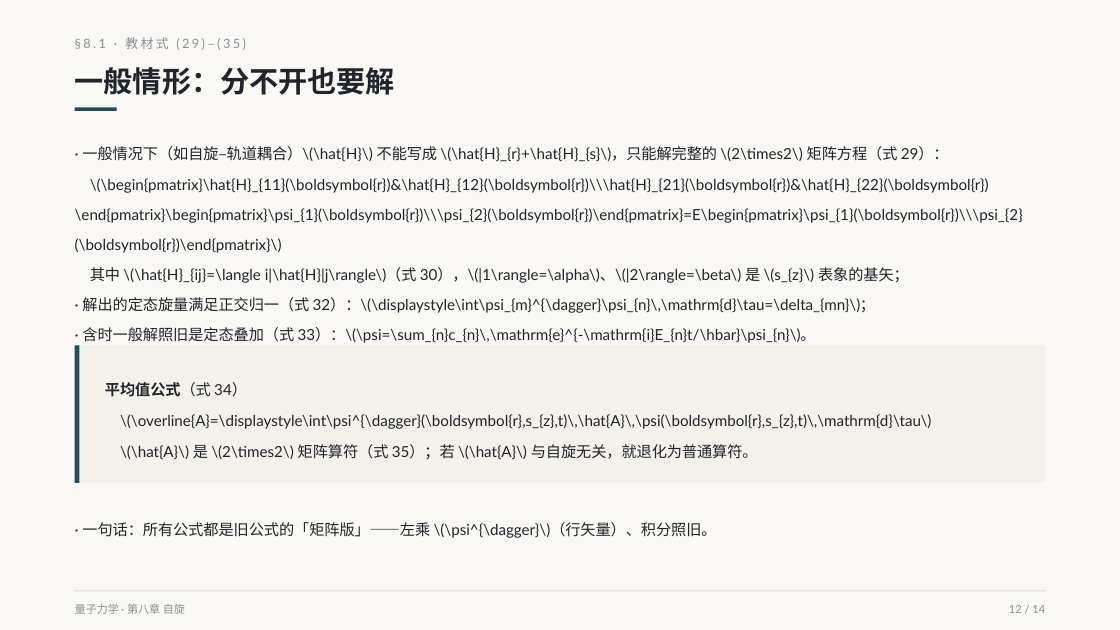
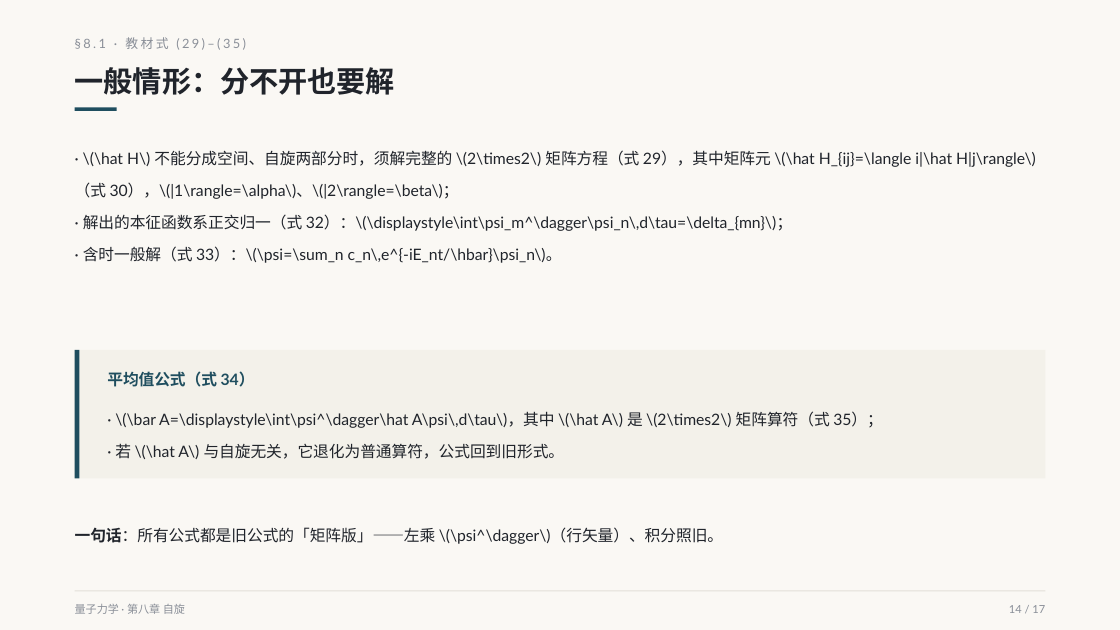
Before and after one commit to zhangdajian-sdu/quantum-mechanics-slides, a slide deck: slide 14 of slides/ch8/ch8-s1.pptx (slide 12 before the commit). Drawn at 1120x630 pixels with LibreOffice and Linux fonts; fonts in the diff are those of the drawing. Boxes give left, top, right and bottom in pixels: in the first picture for what was removed or moved away, otherwise in the second. Text is boxed around its words. In the diff, an @@ line names an element or a change of style, - is before the commit and + after.

```diff
--- a/slides/ch8/ch8-s1.pptx
+++ b/slides/ch8/ch8-s1.pptx
@@ text at (x1=75, y1=150, x2=1036, y2=263): text changed; size 13 to 13.5 pt @@
-· 一般情况下（如自旋–轨道耦合）\(\hat{H}\) 不能写成 \(\hat{H}_{r}+\hat{H}_{s}\)，只能解完整的 \(2\times2\) 矩阵方程（式 29）：
-\(\begin{pmatrix}\hat{H}_{11}(\boldsymbol{r})&\hat{H}_{12}(\boldsymbol{r})\\\hat{H}_{21}(\boldsymbol{r})&\hat{H}_{22}(\boldsymbol{r})\end{pmatrix}\begin{pmatrix}\psi_{1}(\boldsymbol{r})\\\psi_{2}(\boldsymbol{r})\end{pmatrix}=E\begin{pmatrix}\psi_{1}(\boldsymbol{r})\\\psi_{2}(\boldsymbol{r})\end{pmatrix}\)
-其中 \(\hat{H}_{ij}=\langle i|\hat{H}|j\rangle\)（式 30），\(|1\rangle=\alpha\)、\(|2\rangle=\beta\) 是 \(s_{z}\) 表象的基矢；
-· 解出的定态旋量满足正交归一（式 32）：\(\displaystyle\int\psi_{m}^{\dagger}\psi_{n}\,\mathrm{d}\tau=\delta_{mn}\)；
-· 含时一般解照旧是定态叠加（式 33）：\(\psi=\sum_{n}c_{n}\,\mathrm{e}^{-\mathrm{i}E_{n}t/\hbar}\psi_{n}\)。
+· \(\hat H\) 不能分成空间、自旋两部分时，须解完整的 \(2\times2\) 矩阵方程（式 29），其中矩阵元 \(\hat H_{ij}=\langle i|\hat H|j\rangle\)（式 30），\(|1\rangle=\alpha\)、\(|2\rangle=\beta\)；
+· 解出的本征函数系正交归一（式 32）：\(\displaystyle\int\psi_m^\dagger\psi_n\,d\tau=\delta_{mn}\)；
+· 含时一般解（式 33）：\(\psi=\sum_n c_n\,e^{-iE_nt/\hbar}\psi_n\)。
@@ rectangle resized from (x1=75, y1=345, x2=1046, y2=483) to (x1=75, y1=350, x2=1046, y2=479) @@
@@ rectangle resized from (x1=75, y1=345, x2=80, y2=483) to (x1=75, y1=350, x2=80, y2=479) @@
@@ text added at (x1=107, y1=371, x2=255, y2=387), 13.5 pt, text #1F4E5F, bold @@
+平均值公式（式 34）
@@ text "· \(\bar A=\displaystyle\int\psi^\dagger\hat A\psi\,d\tau\)， ..." at (x1=115, y1=411, x2=883, y2=459): vertical alignment middle to top @@
@@ text at (x1=115, y1=411, x2=883, y2=459): text changed; size 13 to 13.5 pt @@
-平均值公式（式 34）
-\(\overline{A}=\displaystyle\int\psi^{\dagger}(\boldsymbol{r},s_{z},t)\,\hat{A}\,\psi(\boldsymbol{r},s_{z},t)\,\mathrm{d}\tau\)
-\(\hat{A}\) 是 \(2\times2\) 矩阵算符（式 35）；若 \(\hat{A}\) 与自旋无关，就退化为普通算符。
+· \(\bar A=\displaystyle\int\psi^\dagger\hat A\psi\,d\tau\)，其中 \(\hat A\) 是 \(2\times2\) 矩阵算符（式 35）；
+· 若 \(\hat A\) 与自旋无关，它退化为普通算符，公式回到旧形式。
@@ text "一句话：所有公式都是旧公式的「矩阵版」——左乘 \(\psi^\dagger\)（行矢量）、积分照旧。" at (x1=75, y1=527, x2=723, y2=544): vertical alignment top to middle @@
@@ text at (x1=75, y1=527, x2=723, y2=544): text changed; size 13 to 13.5 pt @@
-· 一句话：所有公式都是旧公式的「矩阵版」——左乘 \(\psi^{\dagger}\)（行矢量）、积分照旧。
+一句话：所有公式都是旧公式的「矩阵版」——左乘 \(\psi^\dagger\)（行矢量）、积分照旧。
@@ text at (x1=1009, y1=605, x2=1045, y2=613): text changed @@
-12 / 14
+14 / 17
```
Also in this commit, not shown: 13 other slides changed, 3 slides added, 25 other files.
